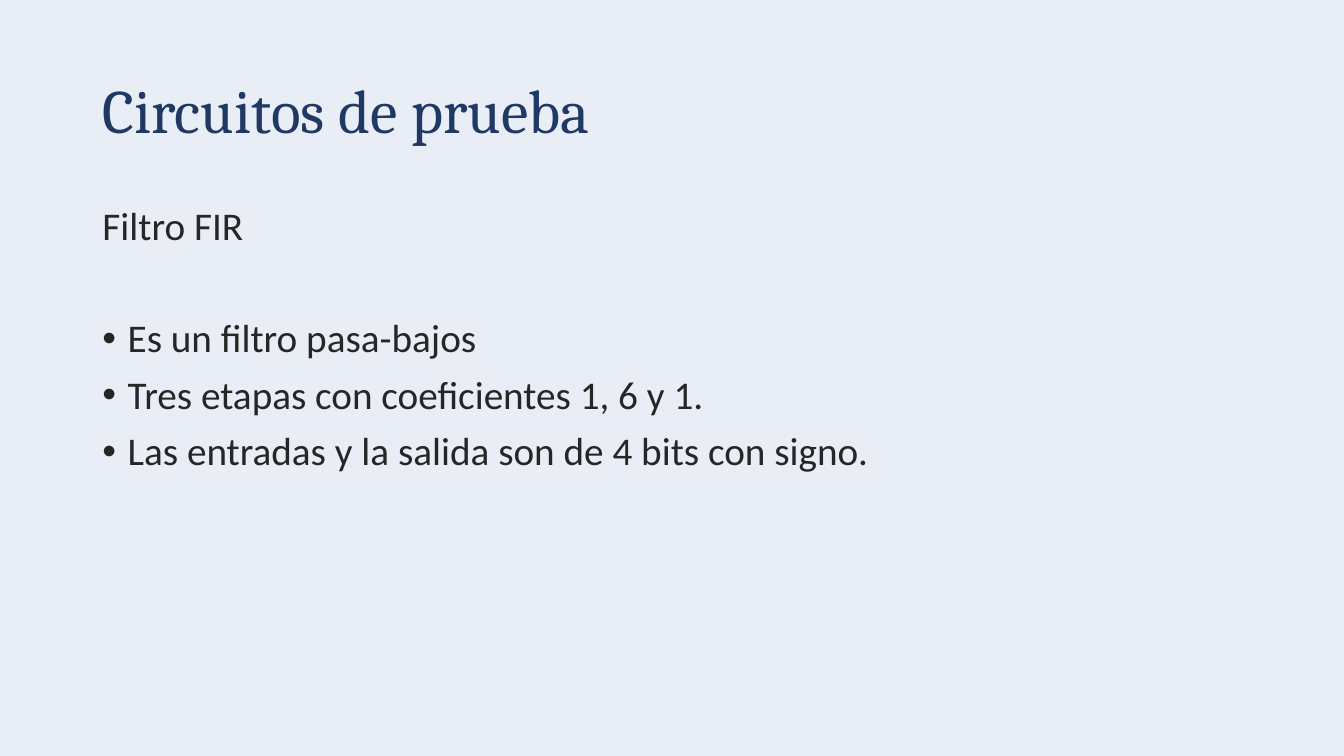
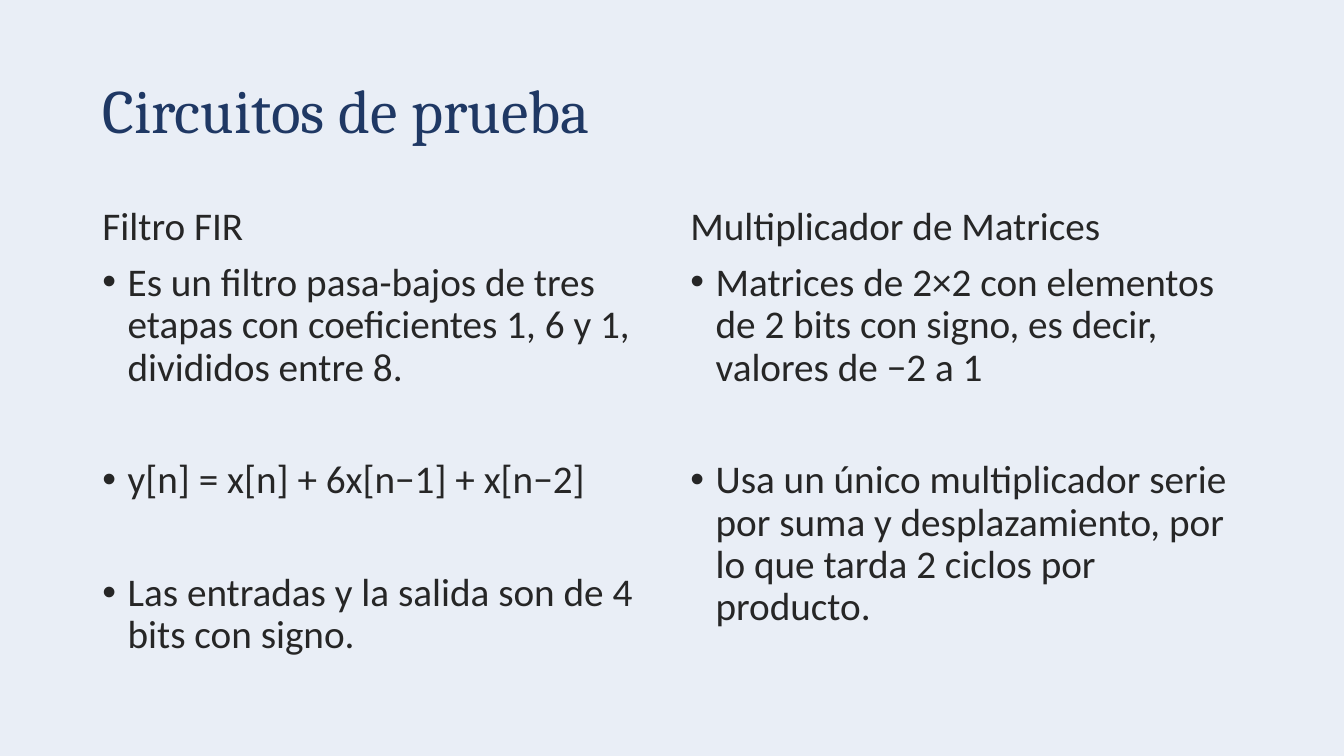
Before and after one commit to Lsandiquesada/TFG_Luis_Diego, a slide deck: slide 8 of Implementacion prueba de concepto FPGA Final.pptx (slide 9 before the commit). Drawn at 1344x756 pixels with LibreOffice and Linux fonts; fonts in the diff are those of the drawing. Boxes give left, top, right and bottom in pixels: in the first picture for what was removed or moved away, otherwise in the second. Text is boxed around its words. In the diff, an @@ line names an element or a change of style, - is before the commit and + after.

```diff
--- a/Implementacion prueba de concepto FPGA Final.pptx
+++ b/Implementacion prueba de concepto FPGA Final.pptx
@@ text added at (690,212,1226,627), 28 pt, text #262626 @@
+Multiplicador de Matrices
+• Matrices de 2×2 con elementos de 2 bits con signo, es decir, valores de −2 a 1
+• Usa un único multiplicador serie por suma y desplazamiento, por lo que tarda 2 ciclos por producto.
@@ text at (128,268,630,500): text changed @@
-• Es un filtro pasa-bajos
-• Tres etapas con coeficientes 1, 6 y 1.
+• Es un filtro pasa-bajos de tres etapas con coeficientes 1, 6 y 1, divididos entre 8.
+• y[n] = x[n] + 6x[n−1] + x[n−2]
```
Also in this commit, not shown: 3 other slides changed, 3 slides added, 6 slides removed.
